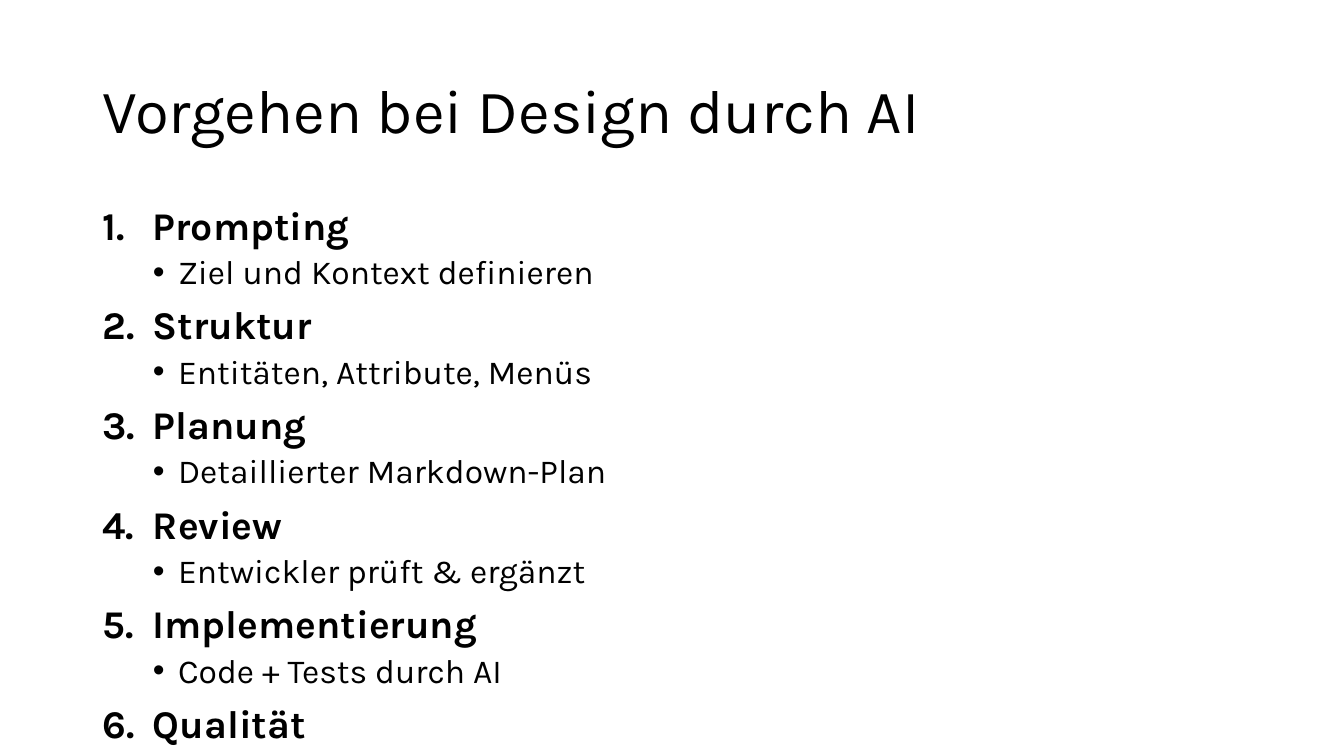
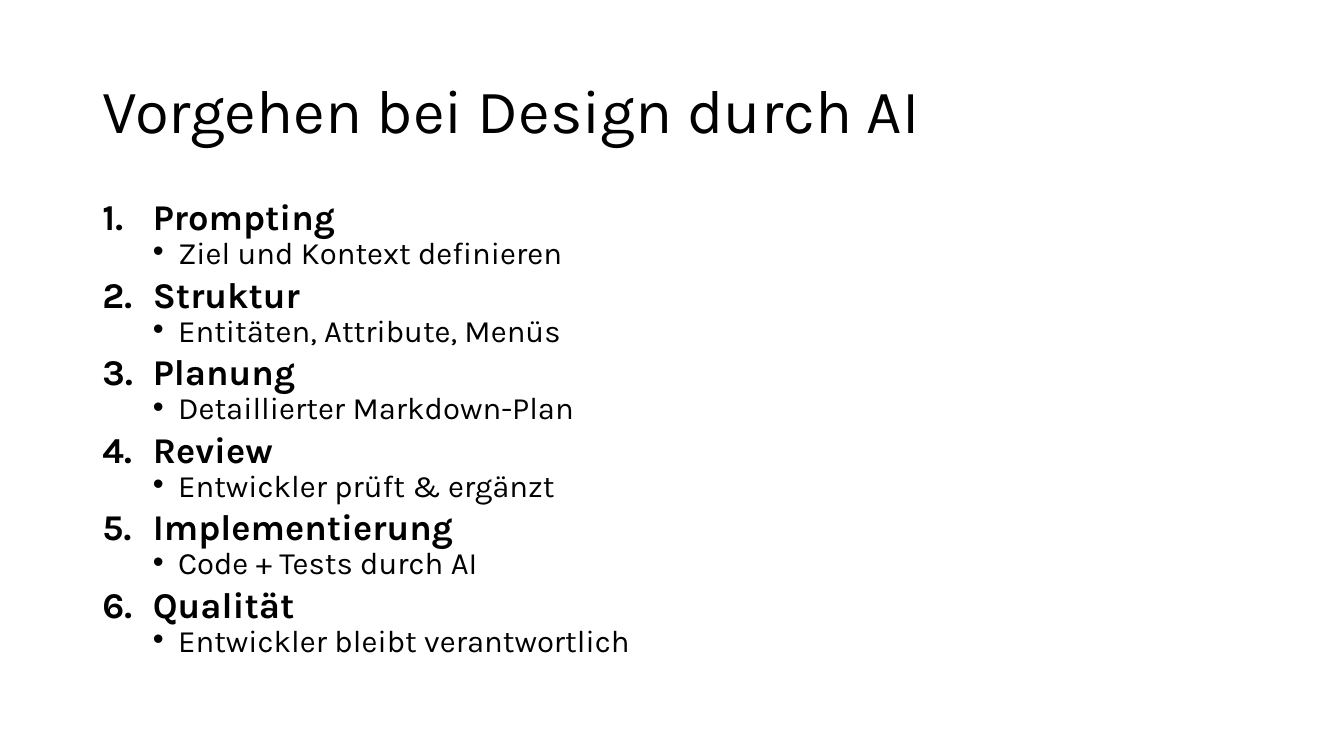
Before and after one commit to JuergGood/angularai, a slide deck: slide 8 of doc/ai/presentation/generated/SoftwareDevelopmentWithAI.pptx (slide 9 before the commit). Drawn at 1344x756 pixels with LibreOffice and Linux fonts; fonts in the diff are those of the drawing. Boxes give left, top, right and bottom in pixels: in the first picture for what was removed or moved away, otherwise in the second. Text is boxed around its words. In the diff, an @@ line names an element or a change of style, - is before the commit and + after.

```diff
--- a/doc/ai/presentation/generated/SoftwareDevelopmentWithAI.pptx
+++ b/doc/ai/presentation/generated/SoftwareDevelopmentWithAI.pptx
@@ text "Prompting" at box(153, 204, 629, 653): size 28 to 25.9 pt in "Prompting", "Struktur", "Planung", "Review" and 2 more places; size 24 to 22.2 pt in "Ziel und Kontext definieren", "Entitäten, Attribute, Menüs", "Detaillierter Markdown-Plan", "Entwickler prüft & ergänzt" and 2 more places; line spacing 0.9 to 0.7 @@
```
Also in this commit, not shown: 2 other slides changed, 2 slides added, 3 slides removed, 15 other files.
